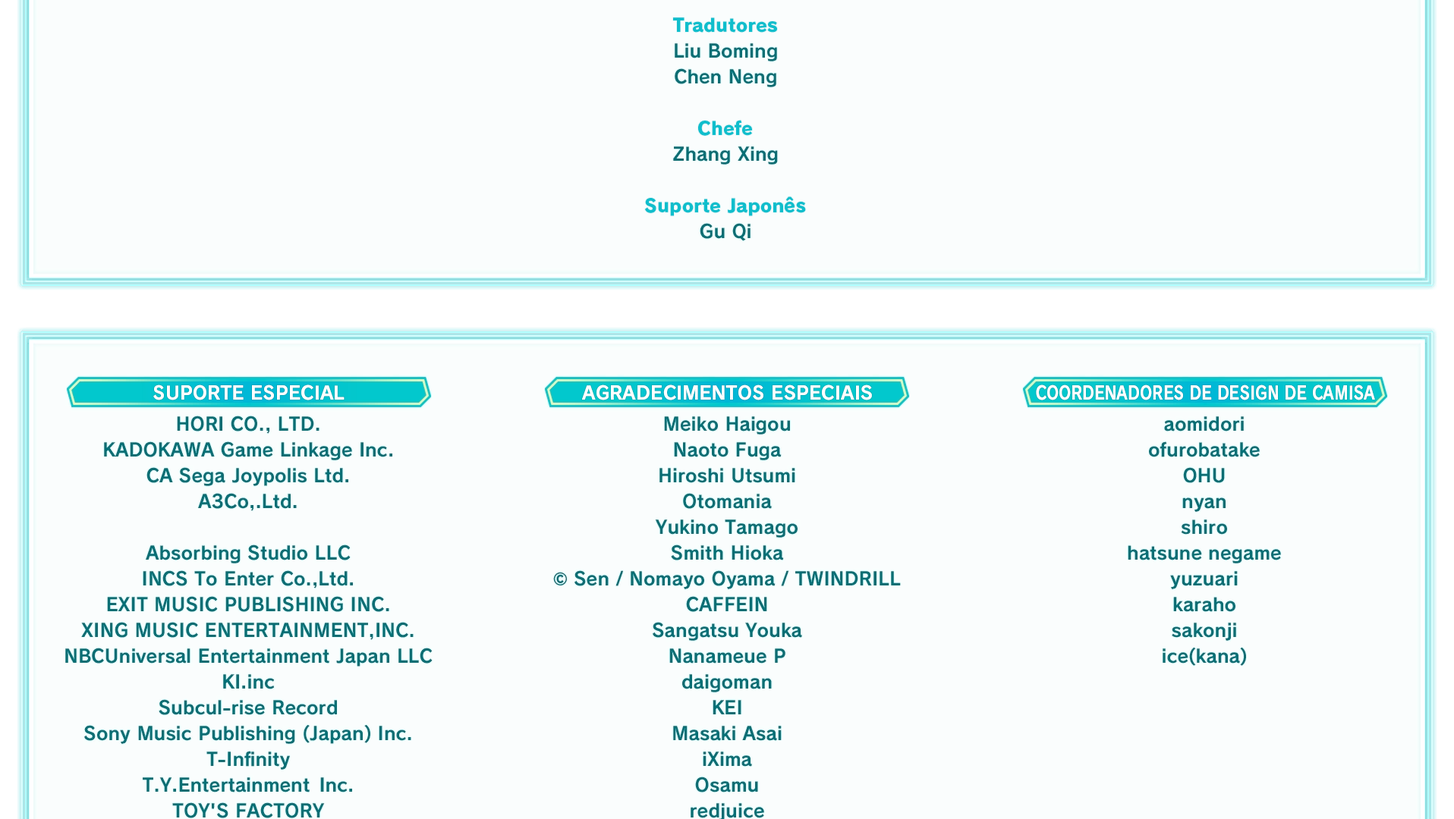
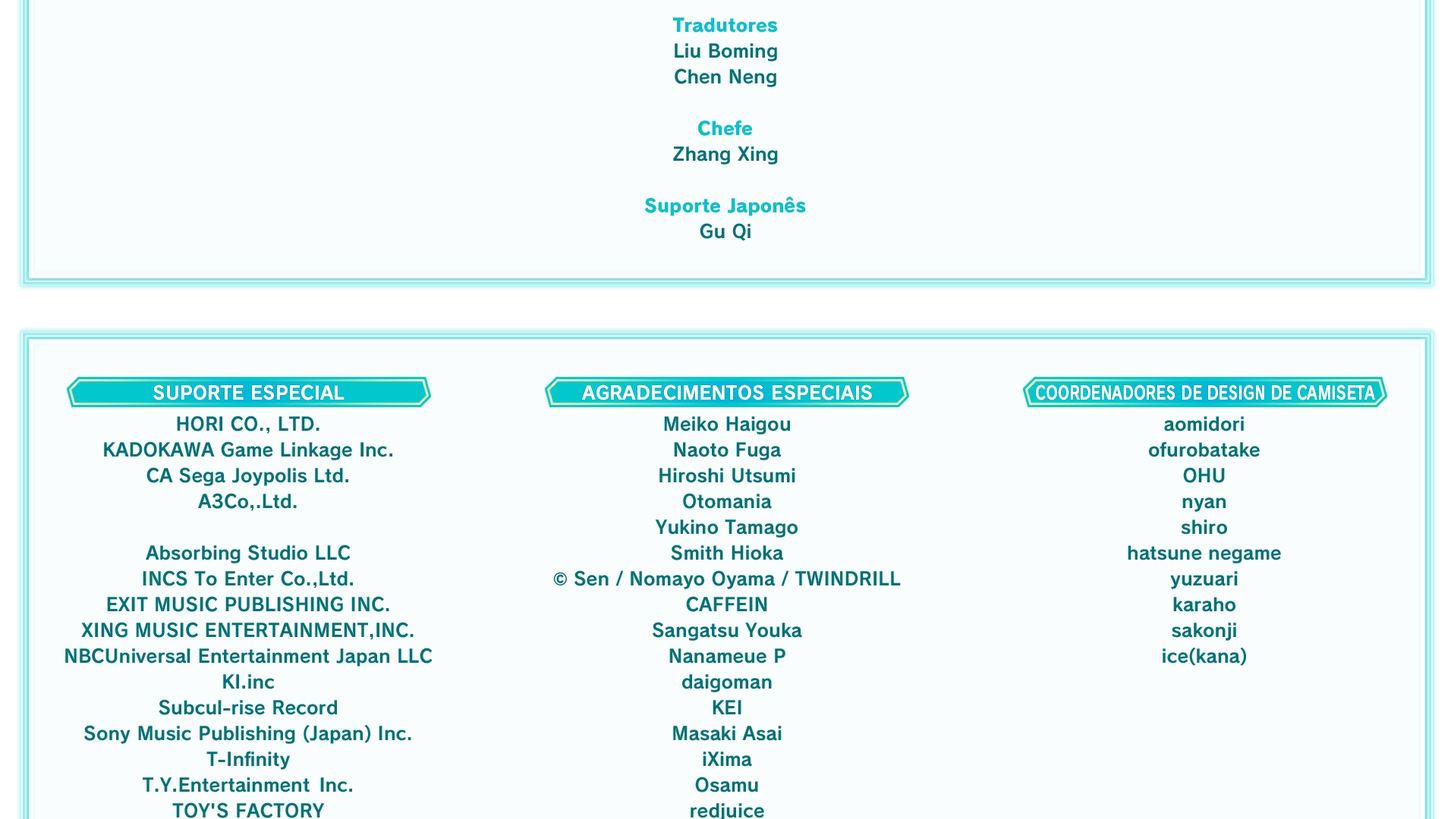
Layers edited between the first and the second 1454 x 819 image:
added layer "COORDENADORES DE DESIGN DE CAMISETA" in group "Baixo Resize" over [1035,384,1375,401]
hid "COORDENADORES DE DESIGN DE CAMISA" (1st of 2, in "Baixo Resize") over [1035,384,1375,401]
